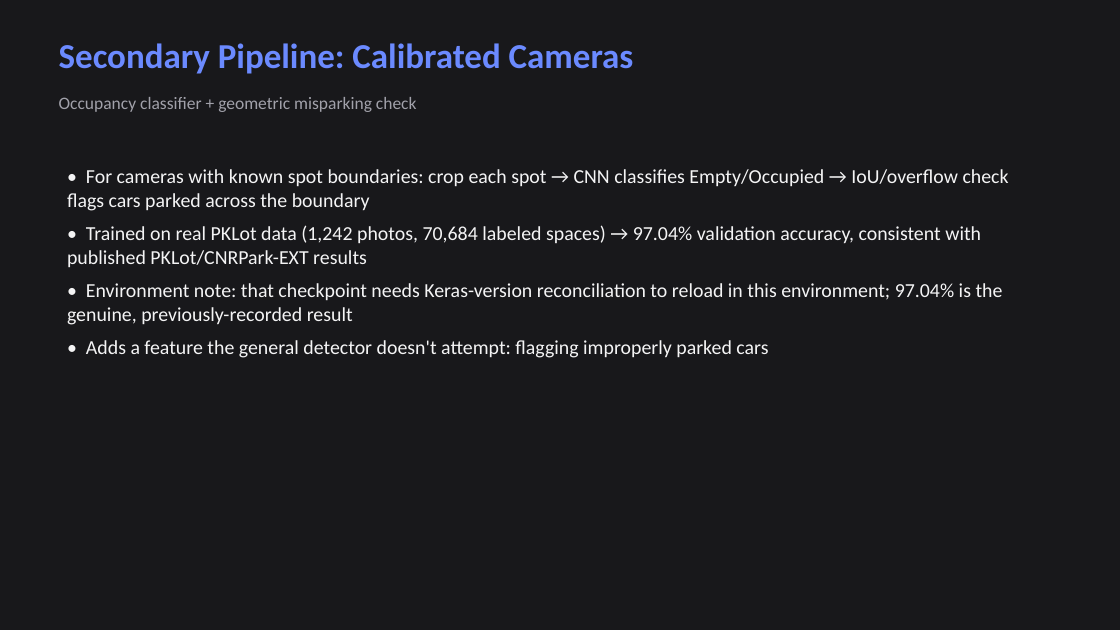
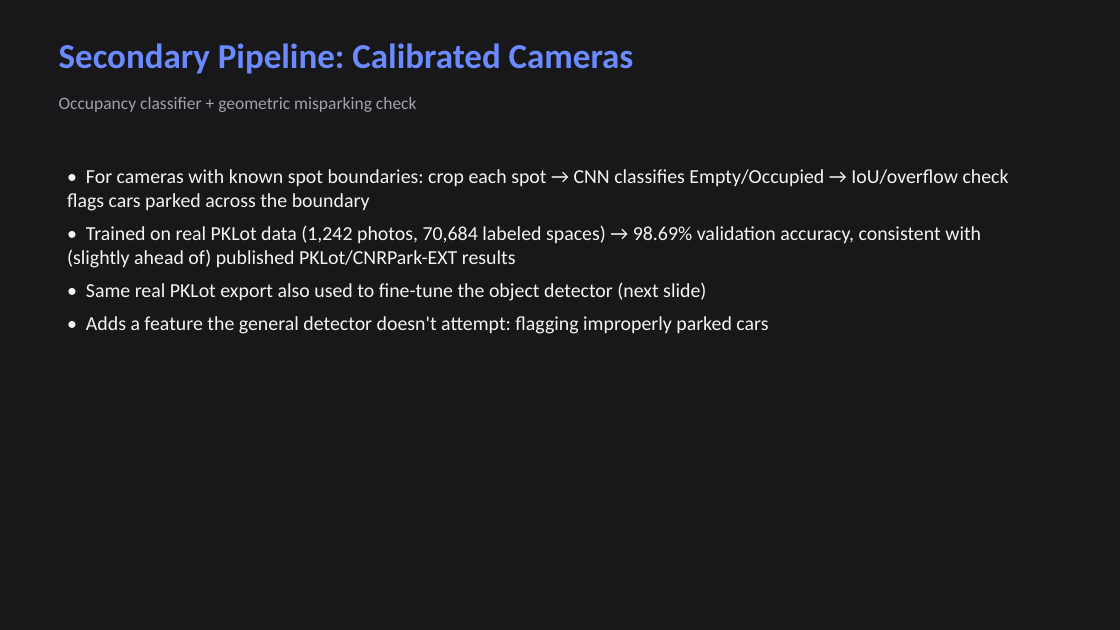
Before and after one commit to Tomiwa-ttt/Deep-Learning-2-Smart-Parking-Project, a slide deck: slide 12 of smartpark/report_assets/SmartPark_Slides.pptx. Drawn at 1120x630 pixels with LibreOffice and Linux fonts; fonts in the diff are those of the drawing. Boxes give left, top, right and bottom in pixels: in the first picture for what was removed or moved away, otherwise in the second. Text is boxed around its words. In the diff, an @@ line names an element or a change of style, - is before the commit and + after.

Commit message:
Close the real-data validation gap: fine-tune detector on real PKLot boxes, retrain classifier
Recovered the raw PKLot COCO export (from the user's Google Drive) and used
it for two things previously only possible with synthetic/qualitative data:

- Fine-tuned the synthetic-trained detector on real bounding boxes
  (train_detector.py --resume_from, 25 epochs) -> 47.71% mAP@0.5 on held-out
  real photos, vs. 98.71% synthetic. Classification given correct
  localization stays at 94.5% (vs 99.86% synthetic) -- the real-data gap is
  concentrated in localization recall, not misclassification, and is
  concretely explained by a 28.2% grid-cell collision rate on real PKLot's
  much denser lots (~57 vs ~15 spots/image). This directly points at a
  finer grid or anchor-based head as the next architecture change, rather
  than a vague 'needs more real data'.
- Retrained the classifier's real-data checkpoint (trained_model_real),
  fixing the stale/unloadable model from the version-skew issue earlier
  this project hit -- 98.69% val accuracy, ahead of the historical 97.04%.

New: convert_coco_to_detection.py (COCO export -> detector's annotations.json
format, analogous to the existing convert_coco_to_crops.py for the
classifier). train_detector.py gained --resume_from/--lr for fine-tuning.

Report, slides, and README updated throughout with these real numbers,
replacing the earlier 'not yet validated on real data' framing.

```diff
--- a/smartpark/report_assets/SmartPark_Slides.pptx
+++ b/smartpark/report_assets/SmartPark_Slides.pptx
@@ text at bbox=[67, 225, 981, 301]: text changed @@
-• Trained on real PKLot data (1,242 photos, 70,684 labeled spaces) → 97.04% validation accuracy, consistent with published PKLot/CNRPark-EXT results
-• Environment note: that checkpoint needs Keras-version reconciliation to reload in this environment; 97.04% is the genuine, previously-recorded result
+• Trained on real PKLot data (1,242 photos, 70,684 labeled spaces) → 98.69% validation accuracy, consistent with (slightly ahead of) published PKLot/CNRPark-EXT results
+• Same real PKLot export also used to fine-tune the object detector (next slide)
```
Also in this commit, not shown: 4 other slides changed, 2 slides added, 28 other files.
